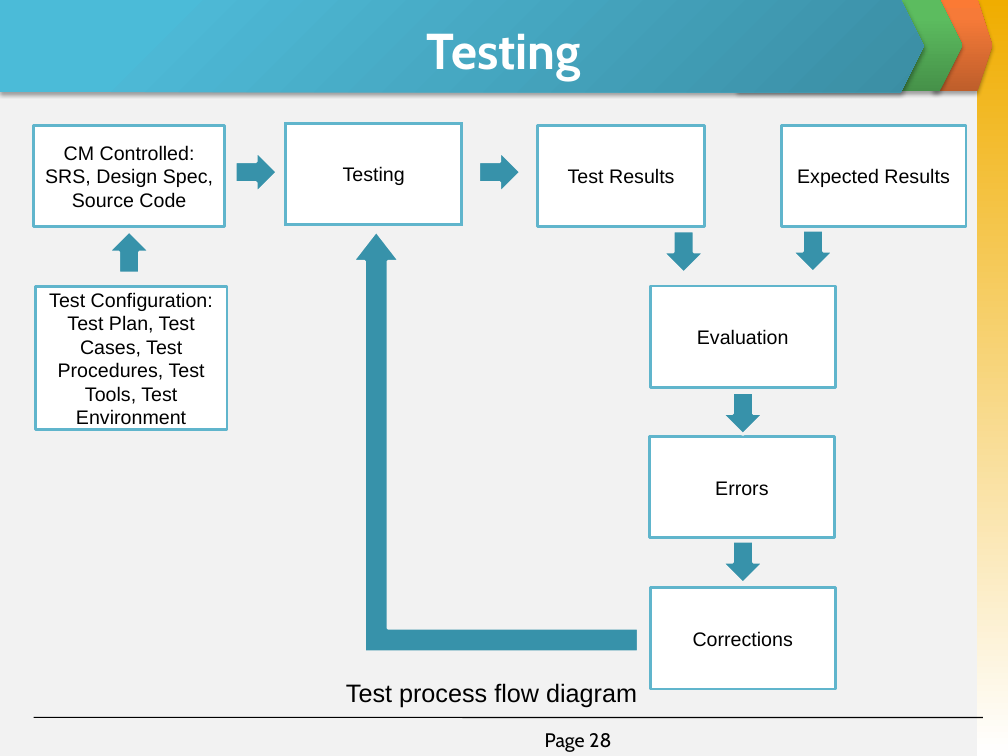
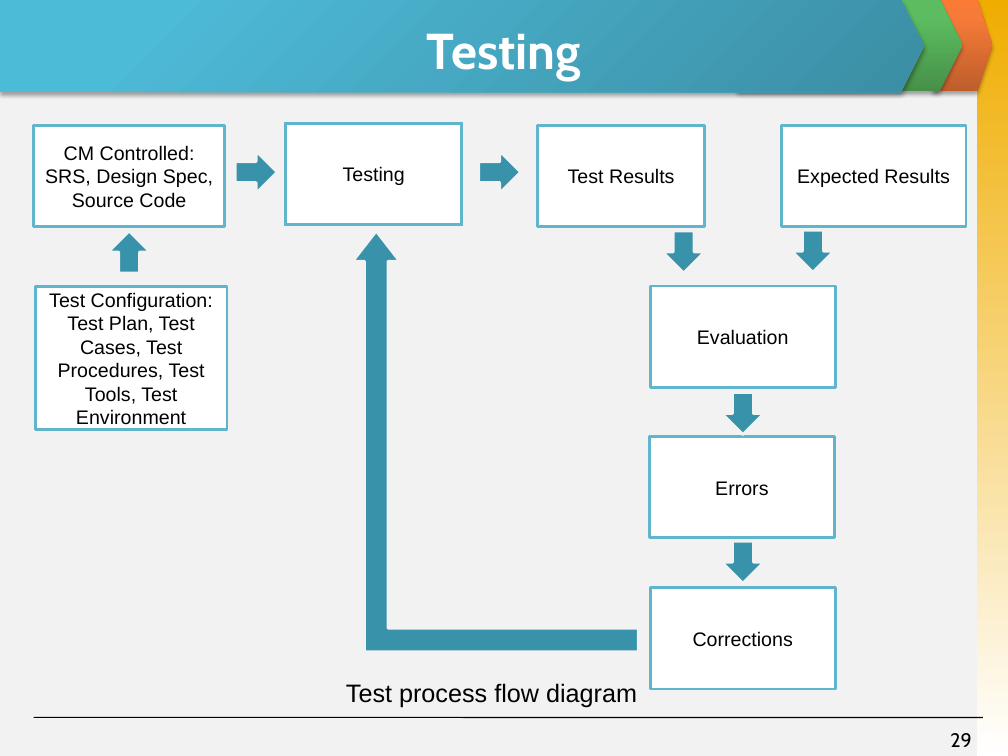
Before and after one commit to invisibleghost/e-learning-website, a slide deck: slide 29 of Document/Final report/Slide Present E-Learning.pptx (slide 28 before the commit). Drawn at 1008x756 pixels with LibreOffice and Linux fonts; fonts in the diff are those of the drawing. Boxes give left, top, right and bottom in pixels: in the first picture for what was removed or moved away, otherwise in the second. Text is boxed around its words. In the diff, an @@ line names an element or a change of style, - is before the commit and + after.

```diff
--- a/Document/Final report/Slide Present E-Learning.pptx
+++ b/Document/Final report/Slide Present E-Learning.pptx
@@ page number removed at (545,733,611,752) @@
-Page 28
@@ page number added at (950,733,971,747), 14 pt, text #000000 @@
+29
```
Also in this commit, not shown: 5 other slides changed, 2 slides added, 2 slides removed.
